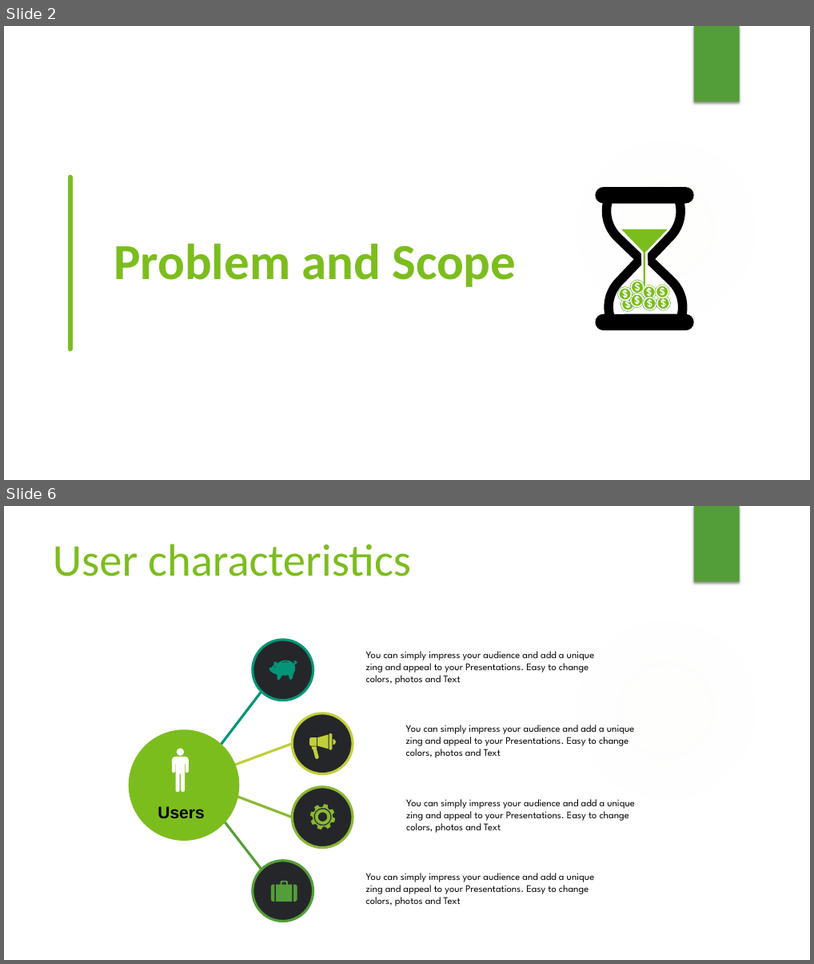
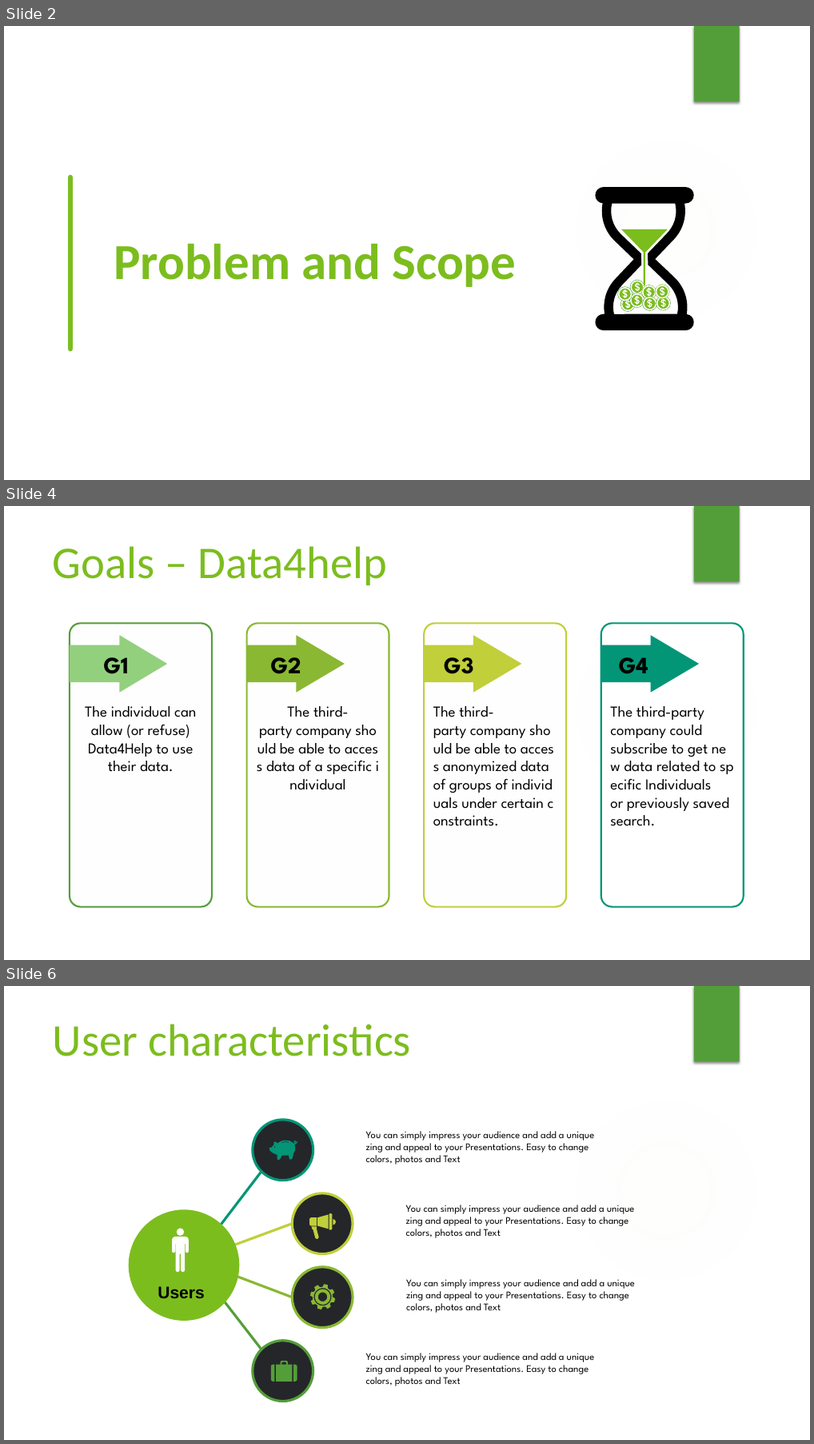
Before and after one commit to lauraschiatti/TrackMe, a slide deck: DeliveryFolder/Project presentation.pptx. Shown one above the other, each under a label of ours: slides 2 and 6 before the commit, slides 2, 4 and 6 after it; the slides between them are not shown. The pictures are 814x964 and 814x1444 pixels, drawn with LibreOffice and Linux fonts; fonts in the diff are those of the drawing; background and template pictures are left out. Boxes give left, top, right and bottom in pixels: in the first picture for what was removed or moved away, otherwise in the second. Text is boxed around its words. In the diff, an @@ line names an element or a change of style, - is before the commit and + after.

```diff
--- a/DeliveryFolder/Project presentation.pptx
+++ b/DeliveryFolder/Project presentation.pptx
@@ slide 4 added at (4, 506, 810, 960), background #FFFFFF; not listed: 2 template elements that a slide beside it also shows @@
@@ text added at (53, 546, 387, 585), 54 pt, text #7CBD1E @@
+Goals – Data4help
@@ rounded rectangle added at (70, 624, 211, 907), fill #FEFEFE, outline #549E39 2 pt, 18 pt, text #000000 @@
+The individual can allow (or refuse) Data4Help to use their data.
@@ rounded rectangle added at (247, 624, 390, 907), fill #FEFEFE, outline #8AB833 2 pt, 18 pt, text #000000 @@
+The third-party company should be able to access data of a specific individual
@@ rounded rectangle added at (425, 624, 566, 907), fill #FEFEFE, outline #C0CF3A 2 pt, 18 pt, text #000000 @@
+The third-party company should be able to access anonymized data of groups of individuals under certain constraints.
@@ rounded rectangle added at (602, 624, 744, 907), fill #FFFFFF, outline #029676 2 pt, 18 pt, text #000000 @@
+The third-party company could subscribe to get new data related to specific Individuals or previously saved search.
@@ right arrow added at (70, 635, 167, 692), fill #93D07D @@
@@ right arrow added at (247, 635, 345, 692), fill #8AB833 @@
@@ right arrow added at (425, 635, 522, 692), fill #C0CF3A @@
@@ right arrow added at (602, 635, 700, 692), fill #029676 @@
@@ text added at (104, 657, 129, 674), 28 pt, text #000000, bold @@
+G1
@@ text added at (271, 657, 302, 674), 28 pt, text #000000, bold @@
+G2
@@ text added at (444, 657, 474, 674), 28 pt, text #000000, bold @@
+G3
@@ text added at (619, 657, 649, 674), 28 pt, text #000000, bold @@
+G4
```
Also in this commit, not shown: 2 slides changed, 14 other slides added, 7 slides removed.
